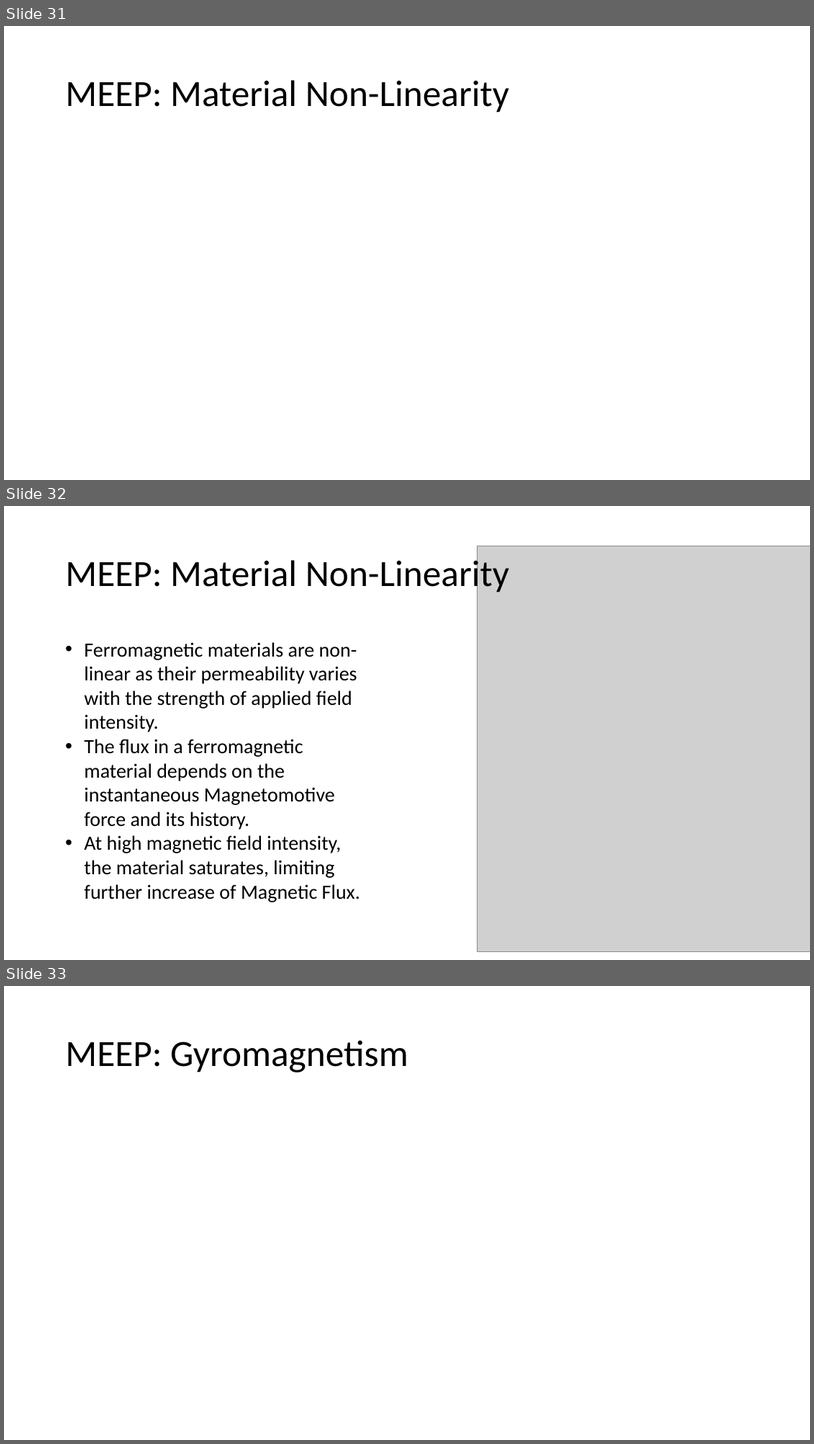
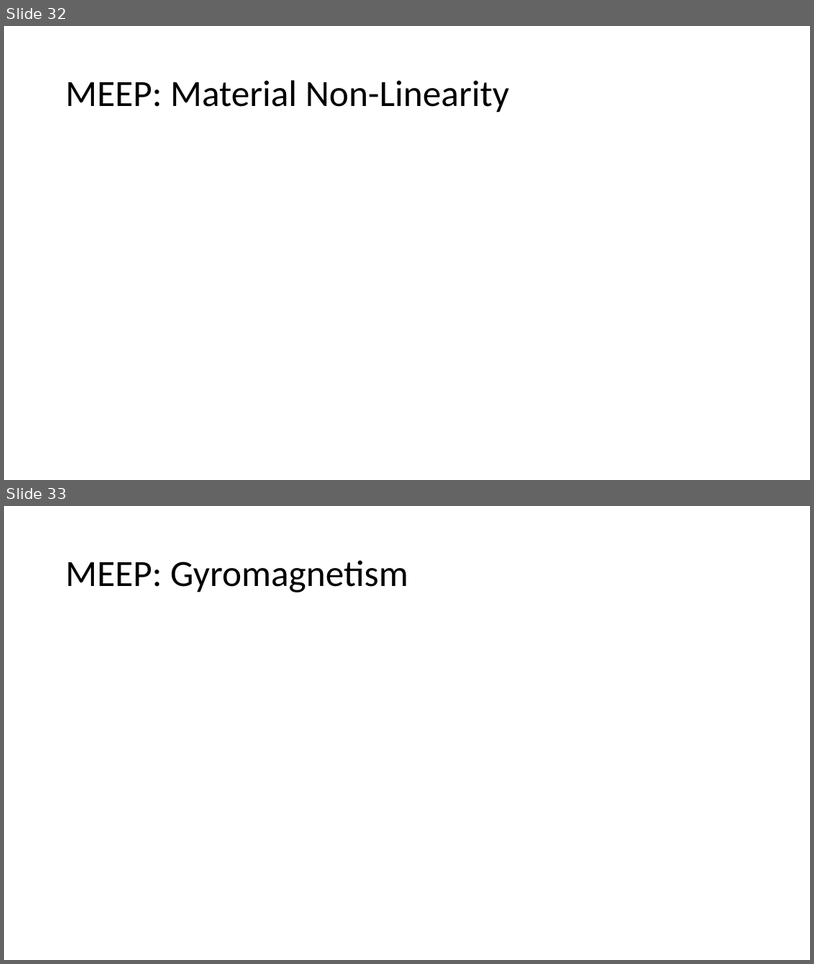
Before and after one commit to MuhammadShamaas1997/Electrical-Engineering, a slide deck: Thesis/Magnetic Transmission Lines/Thesis Proposal.pptx. Shown one above the other, each under a label of ours: slides 31, 32 and 33 before the commit, slides 32 and 33 after it. The pictures are 814x1444 and 814x964 pixels, drawn with LibreOffice and Linux fonts; fonts in the diff are those of the drawing; grey boxes stand for pictures. Boxes give left, top, right and bottom in pixels: in the first picture for what was removed or moved away, otherwise in the second. Text is boxed around its words. In the diff, an @@ line names an element or a change of style, - is before the commit and + after.

```diff
--- a/Thesis/Magnetic Transmission Lines/Thesis Proposal.pptx
+++ b/Thesis/Magnetic Transmission Lines/Thesis Proposal.pptx
@@ slide 32 removed at [4, 506, 810, 960], background #FFFFFF @@
@@ picture removed at [477, 546, 810, 951] @@
@@ title removed at [65, 555, 509, 595] @@
-MEEP: Material Non-Linearity
@@ text removed at [84, 642, 360, 902] @@
-• Ferromagnetic materials are non-linear as their permeability varies with the strength of applied field intensity.
-• The flux in a ferromagnetic material depends on the instantaneous Magnetomotive force and its history.
-• At high magnetic field intensity, the material saturates, limiting further increase of Magnetic Flux.
@@ what was slide 31 is now slide 32 @@
```
Also in this commit, not shown: 22 slides changed, 4 slides added, 1 other slide removed.
